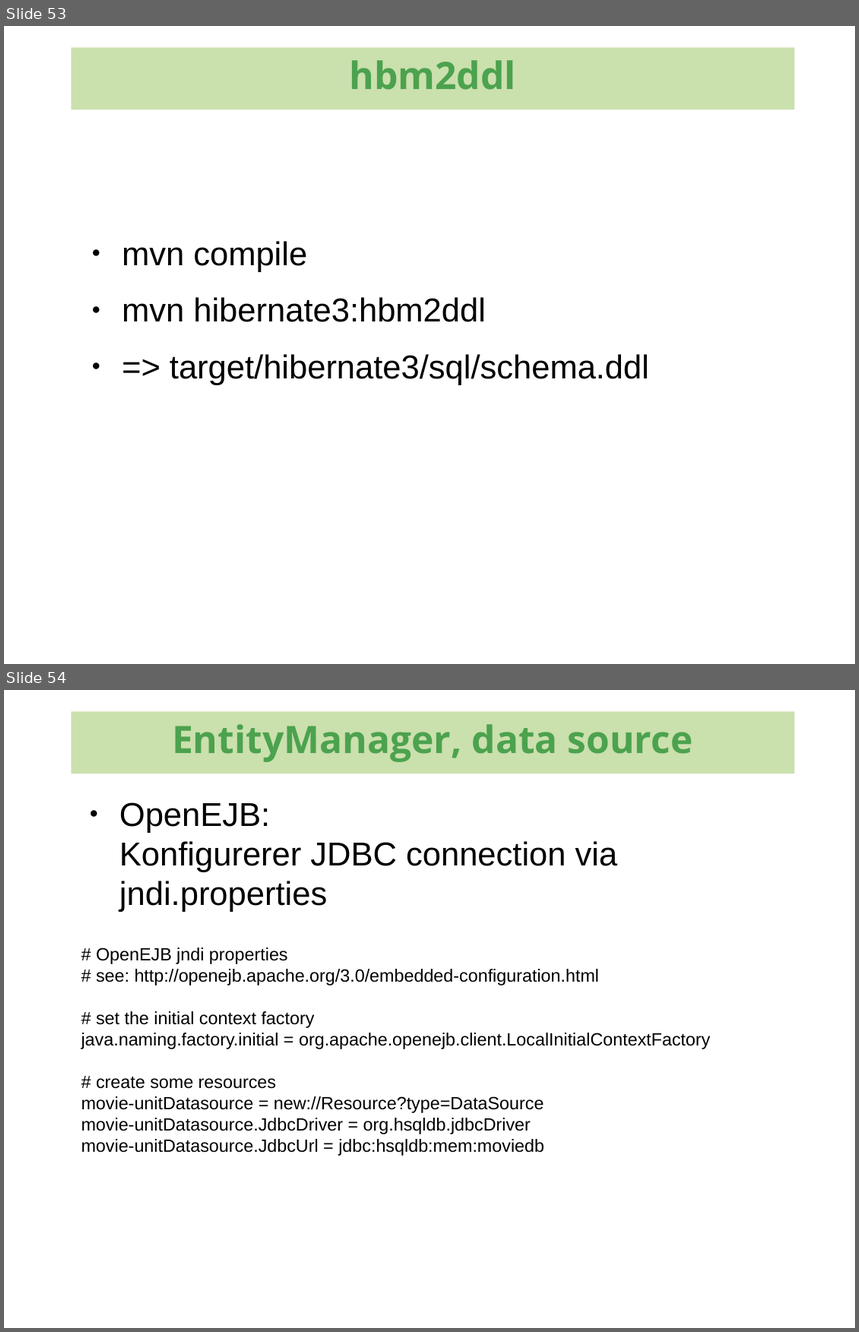
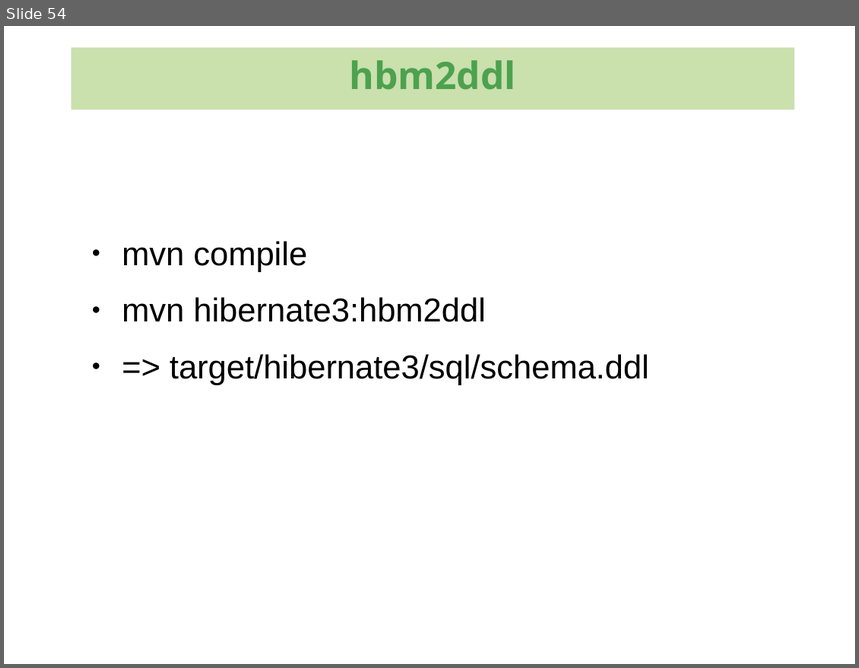
Before and after one commit to kenglxn/seam-maven-refimpl, a slide deck: sandbox/loo/jpa-continued/jpa-continued.odp. Shown one above the other, each under a label of ours: slides 53 and 54 before the commit, slide 54 after it. The pictures are 859x1332 and 859x668 pixels, drawn with LibreOffice and Linux fonts; fonts in the diff are those of the drawing; background and template pictures are left out. Boxes give left, top, right and bottom in pixels: in the first picture for what was removed or moved away, otherwise in the second. Text is boxed around its words. In the diff, an @@ line names an element or a change of style, - is before the commit and + after.

```diff
--- a/sandbox/loo/jpa-continued/jpa-continued.odp
+++ b/sandbox/loo/jpa-continued/jpa-continued.odp
@@ slide 54 removed at (4,690,855,1328), background #FFFFFF @@
@@ rectangle removed at (71,711,794,774) @@
-EntityManager, data source
@@ text removed at (120,802,618,912) @@
-● OpenEJB:
-  Konfigurerer JDBC connection via jndi.properties
@@ text removed at (82,948,711,1156) @@
-# OpenEJB jndi properties
-# see: http://openejb.apache.org/3.0/embedded-configuration.html
-# set the initial context factory
-java.naming.factory.initial = org.apache.openejb.client.LocalInitialContextFactory
-# create some resources
-movie-unitDatasource = new://Resource?type=DataSource
-movie-unitDatasource.JdbcDriver = org.hsqldb.jdbcDriver
-movie-unitDatasource.JdbcUrl = jdbc:hsqldb:mem:moviedb
@@ what was slide 53 is now slide 54 @@
```
Also in this commit, not shown: 5 slides changed, 4 slides added, 4 other slides removed, 1 other file.
